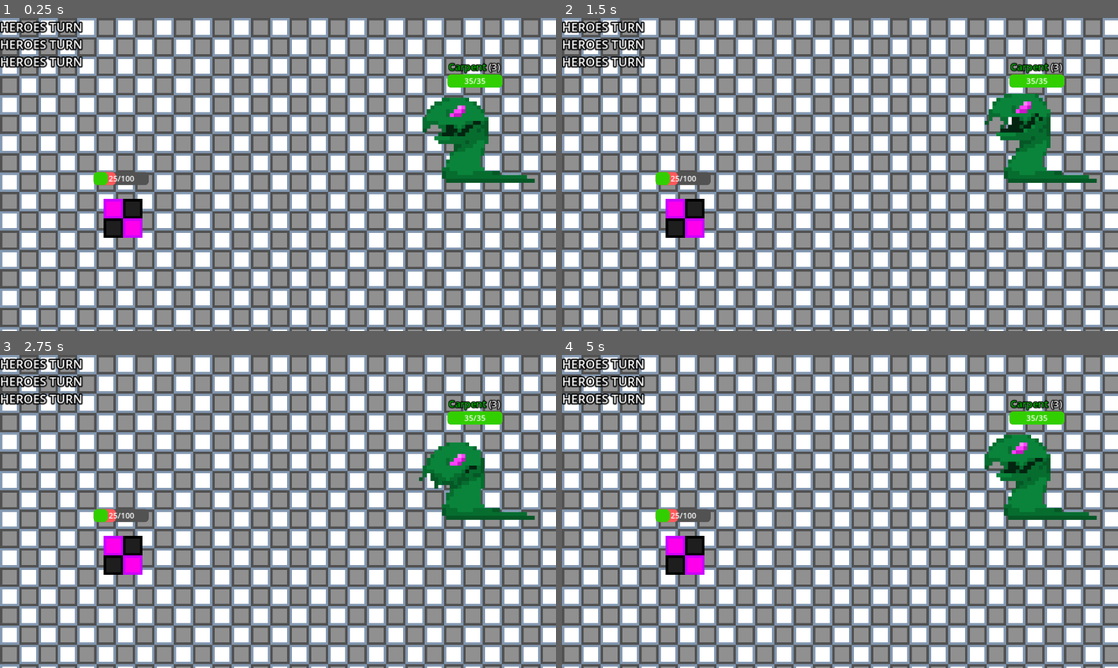
Above: before the commit, frames 1-4 (two rows, left to right).
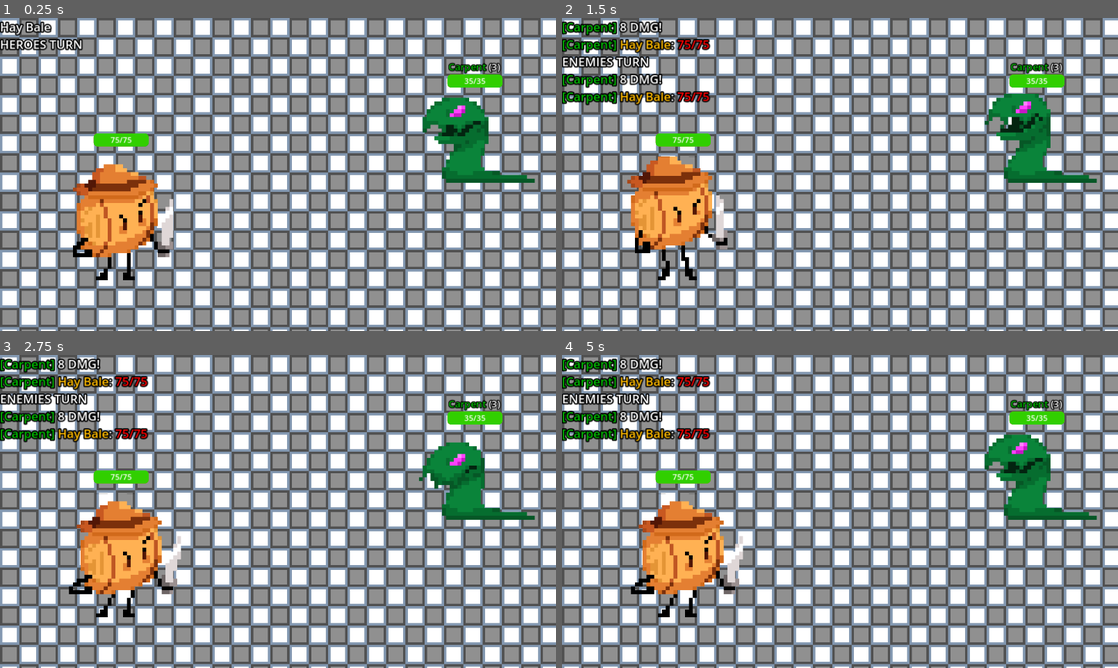
Above: after the commit, the same moments.

Repository: Neoloxal/CAMPQUESTGameYay
Game: Godot game, scene res://Scenes/main.tscn
The game is run twice, just before and just after one commit, with the same random seed, the same clock (stepped at 60 frames per second) and the same inputs.
Inputs:
- Up to frame 1 (0.25 s): no input
- Up to frame 2 (1.5 s): tap Space (Use) at 0.6, 1.35 s
- Up to frame 3 (2.75 s): tap Space (Use) at 2.1 s
- Up to frame 4 (5 s): tap Enter at 2.75 s; tap Space (Use) at 2.85, 3.6, 4.35 s

The runs differ from the first frame. In frame 1, 5.4% of the frame differs, in the area x 0-32%, y 1-84%; in frame 2, 7.8%; in frame 3, 7.9%, in the area x 0-33%, y 1-84%; in frame 4, 7.9%.
Error before the commit: Parse Error: Too many arguments for "new()" call. Expected at most 0 but received 1. (res://Scripts/character.gd:97)

Commit message:
workin on it
workin on it

Diff:
--- a/JSON/haybale.tres
+++ b/JSON/haybale.tres
@@ -4,14 +4,14 @@
 data = {
 "general": {
 "color": "#FFBB00",
-"name": "Haybale"
+"name": "Hay Bale"
 },
 "health": {
 "maxhp": 75.0,
 "yoffset": -80.0
 },
 "stats": {
-"sharpess": 2.0,
+"sharpness": 2.0,
 "strength": 4.0
 }
 }
--- a/Scenes/character.tscn
+++ b/Scenes/character.tscn
@@ -147,7 +147,7 @@
 "texture": SubResource("AtlasTexture_874u0")
 }],
 "loop": true,
-"name": &"HaybaleIdle",
+"name": &"Hay BaleIdle",
 "speed": 5.0
 }, {
 "frames": [{
@@ -193,7 +193,7 @@
 [node name="Animator" type="AnimatedSprite2D" parent="."]
 unique_name_in_owner = true
 sprite_frames = SubResource("SpriteFrames_vd224")
-animation = &"Idle"
+animation = &"Hay BaleIdle"
 
 [node name="RemoveHealth" type="ProgressBar" parent="."]
 unique_name_in_owner = true
--- a/Scripts/character.gd
+++ b/Scripts/character.gd
@@ -13,6 +13,13 @@
 @export var Strength = 0
 @export var Sharpness = 0
 @onready var CritChance = int(round((1 - pow(0.99, float(Sharpness))) * 100))
+
+enum State {
+	WAITING,
+	PLAYER_TURN
+}
+
+var current_state = State.WAITING
 
 signal turnFinished
 signal UIFinished
@@ -79,6 +86,14 @@
 		pass #hero.connect(UIFinished, _onUIFinished())
 
 func _process(_delta):
+	match current_state:
+		State.WAITING:
+			pass
+		State.PLAYER_TURN:
+			if Input.is_action_just_pressed("Use"):
+				var attack = Moves.basic_attack.new()
+				Utils.heroesTurn = false
+				emit_signal("turnFinished")
 	if HP != 0:
 		var tween = get_tree().create_tween()
 		tween.tween_property(%Health, "value", int(round((float(HP) / MaxHP) * 100)), .1).set_ease(Tween.EASE_IN_OUT)
@@ -89,15 +104,7 @@
 
 func playerturn():
 	Utils.heroesTurn = true
-	attackUI()
+	change_state(State.PLAYER_TURN)
 
-func attackUI():
-	while not Input.is_action_just_pressed("Use"):
-		await get_tree().process_frame
-	var attack = Moves.basic_attack.new(get_tree().get_first_node_in_group("Enemy"))
-	emit_signal("UIFinished")
-
-
-func _onUIFinished():
-	Utils.heroesTurn = false
-	emit_signal("turnFinished")
+func change_state(next_state):
+	current_state = next_state
--- a/Scripts/enemy.gd
+++ b/Scripts/enemy.gd
@@ -86,7 +86,6 @@
 	return strStatus
 
 func _ready():
-
 	%Animator.play("{Name}Idle".format({"Name":Name}))
 
 	MaxHP = MaxHP + ((Level-1) * HPPL)
--- a/Scripts/turnmanager.gd
+++ b/Scripts/turnmanager.gd
@@ -10,8 +10,10 @@
 		hero.playerturn()
 		await hero.turnFinished
 
-	Chat.say("ENEMIES TURN")
-	var enemies = get_tree().get_nodes_in_group("Enemy")
-	for enemy in enemies:
-		enemy.enemyturn()
-		await enemy.turnFinished
+	if not Utils.heroesTurn:
+		Chat.say("ENEMIES TURN")
+		var enemies = get_tree().get_nodes_in_group("Enemy")
+		for enemy in enemies:
+			enemy.enemyturn()
+			await enemy.turnFinished
+		Utils.heroesTurn = true
